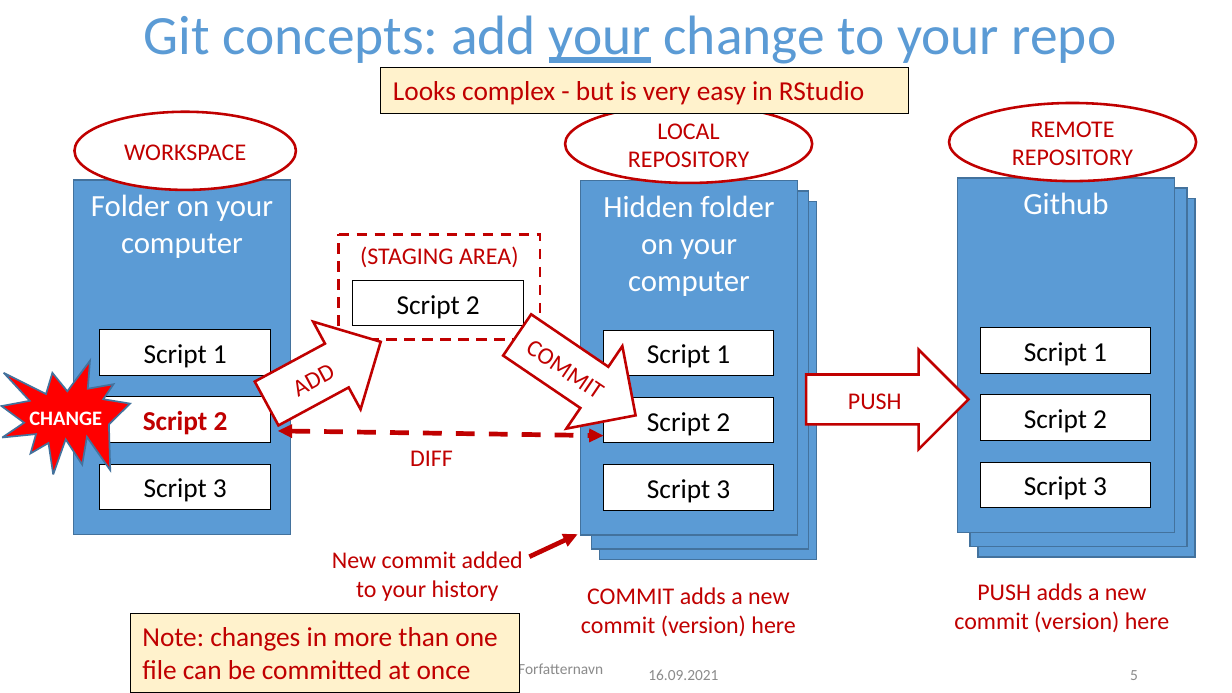
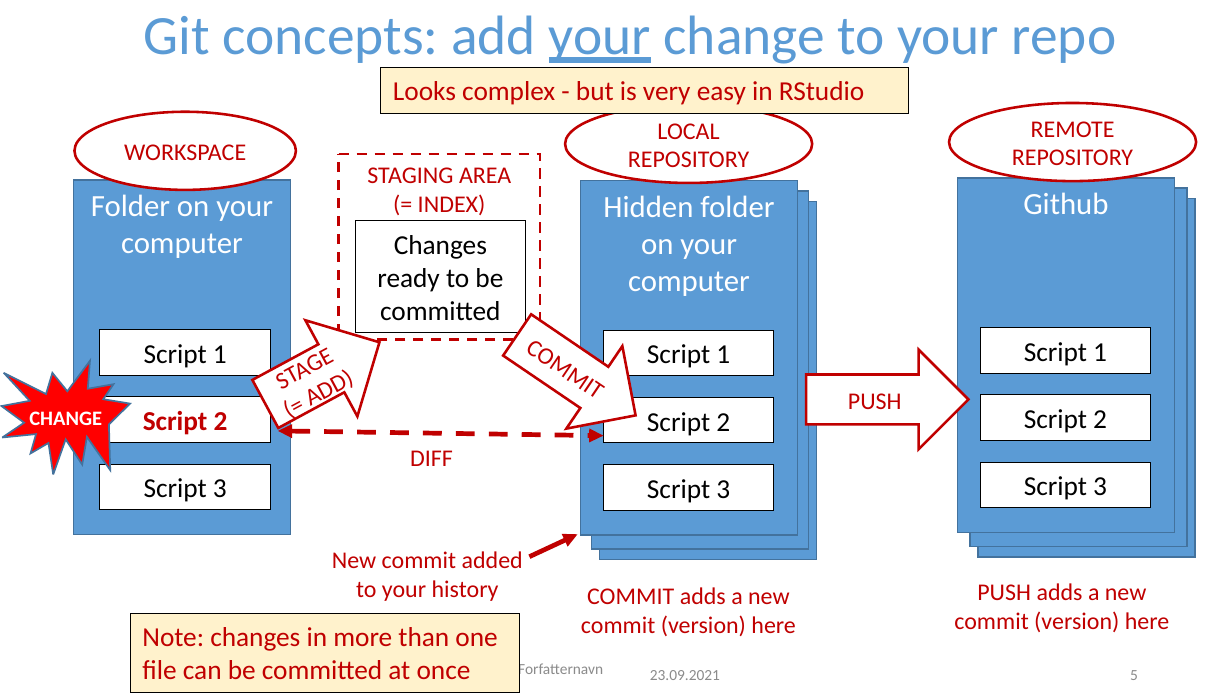
Before and after one commit to NIVANorge/R-Resources, a slide deck: slide 5 of Git concepts.pptx. Drawn at 1232x693 pixels with LibreOffice and Linux fonts; fonts in the diff are those of the drawing; background and template pictures are left out. Boxes give left, top, right and bottom in pixels: in the first picture for what was removed or moved away, otherwise in the second. Text is boxed around its words. In the diff, an @@ line names an element or a change of style, - is before the commit and + after.

```diff
--- a/Git concepts.pptx
+++ b/Git concepts.pptx
@@ rectangle "STAGING AREA (= INDEX)": place and size @@
-rectangle "STAGING AREA (= INDEX)" at [339, 234, 541, 339]
+rectangle "STAGING AREA (= INDEX)" at [339, 154, 541, 340]
@@ text in rectangle at [367, 167, 511, 215]: text changed @@
-(STAGING AREA)
+STAGING AREA
+(= INDEX)
@@ rectangle "Changes ready to be committed": place and size @@
-rectangle "Changes ready to be committed" at [354, 281, 524, 326]
+rectangle "Changes ready to be committed" at [355, 221, 525, 333]
@@ text in rectangle at [377, 235, 503, 321]: text changed @@
-Script 2
+Changes ready to be committed
@@ text in right arrow at [239, 295, 405, 453]: text changed @@
-ADD
+STAGE
+(= ADD)
@@ right arrow "STAGE (= ADD)": place and size @@
-right arrow "STAGE (= ADD)" at [243, 298, 404, 447]
+right arrow "STAGE (= ADD)" at [239, 295, 405, 453]
@@ text at [650, 670, 720, 680]: text changed @@
-16.09.2021
+23.09.2021
```
Also in this commit, not shown: 21 other slides changed, 2 slides added, 1 slide removed.
